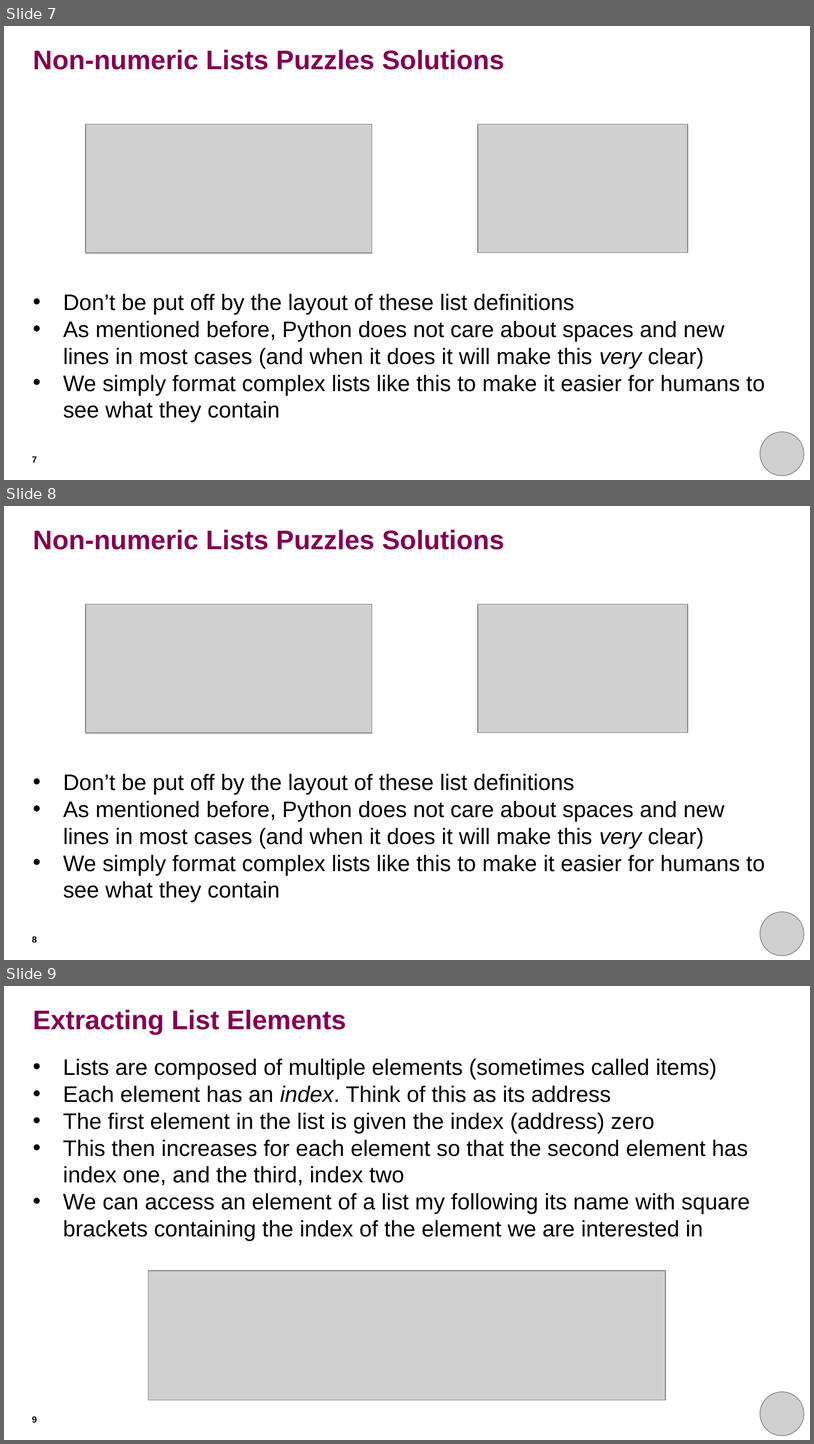
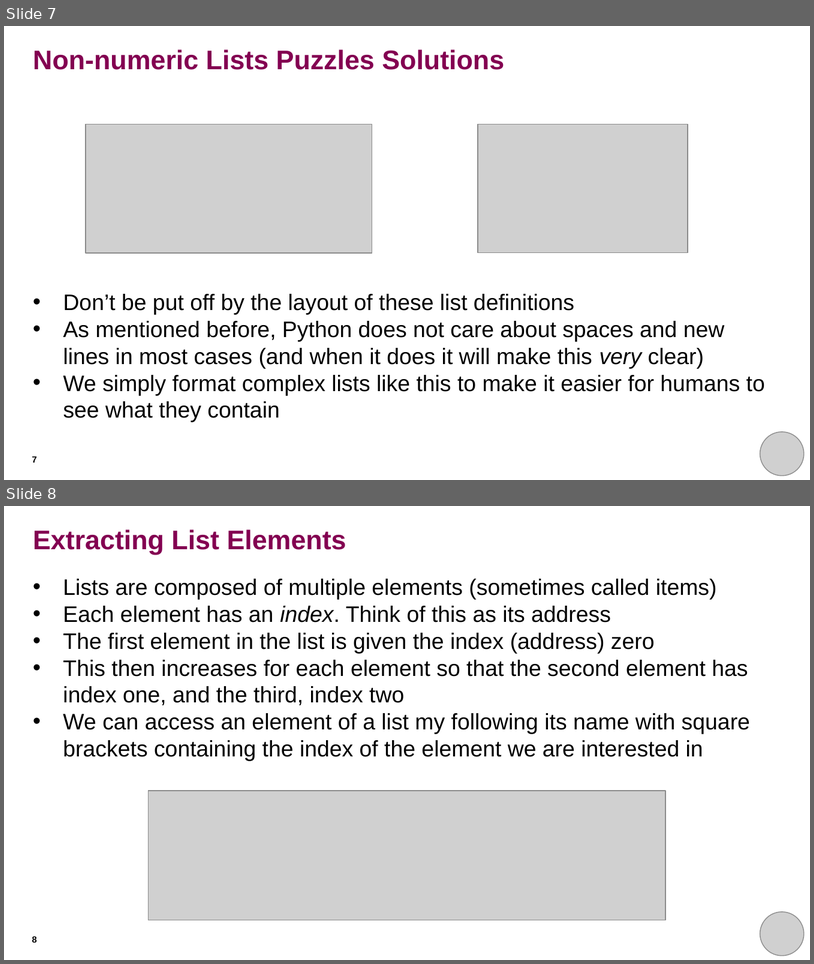
Before and after one commit to THargreaves/beginners-python, a slide deck: session_four/session_four_presentation.pptx. Shown one above the other, each under a label of ours: slides 7, 8 and 9 before the commit, slides 7 and 8 after it. The pictures are 814x1444 and 814x964 pixels, drawn with LibreOffice and Linux fonts; fonts in the diff are those of the drawing; grey boxes stand for pictures. Boxes give left, top, right and bottom in pixels: in the first picture for what was removed or moved away, otherwise in the second. Text is boxed around its words. In the diff, an @@ line names an element or a change of style, - is before the commit and + after.

Commit message:
Remove duplicate slide

```diff
--- a/session_four/session_four_presentation.pptx
+++ b/session_four/session_four_presentation.pptx
@@ slide 8 removed at [4, 506, 810, 960], background #FFFFFF @@
@@ title removed at [33, 529, 504, 550] @@
-Non-numeric Lists Puzzles Solutions
@@ picture removed at [86, 604, 372, 733] @@
@@ picture removed at [478, 604, 688, 733] @@
@@ text removed at [63, 774, 765, 902] @@
-• Don’t be put off by the layout of these list definitions
-• As mentioned before, Python does not care about spaces and new lines in most cases (and when it does it will make this very clear)
-• We simply format complex lists like this to make it easier for humans to see what they contain
@@ picture removed at [761, 912, 804, 955] @@
@@ page number removed at [32, 936, 37, 942] @@
-8
@@ what was slide 9 is now slide 8 @@
```
